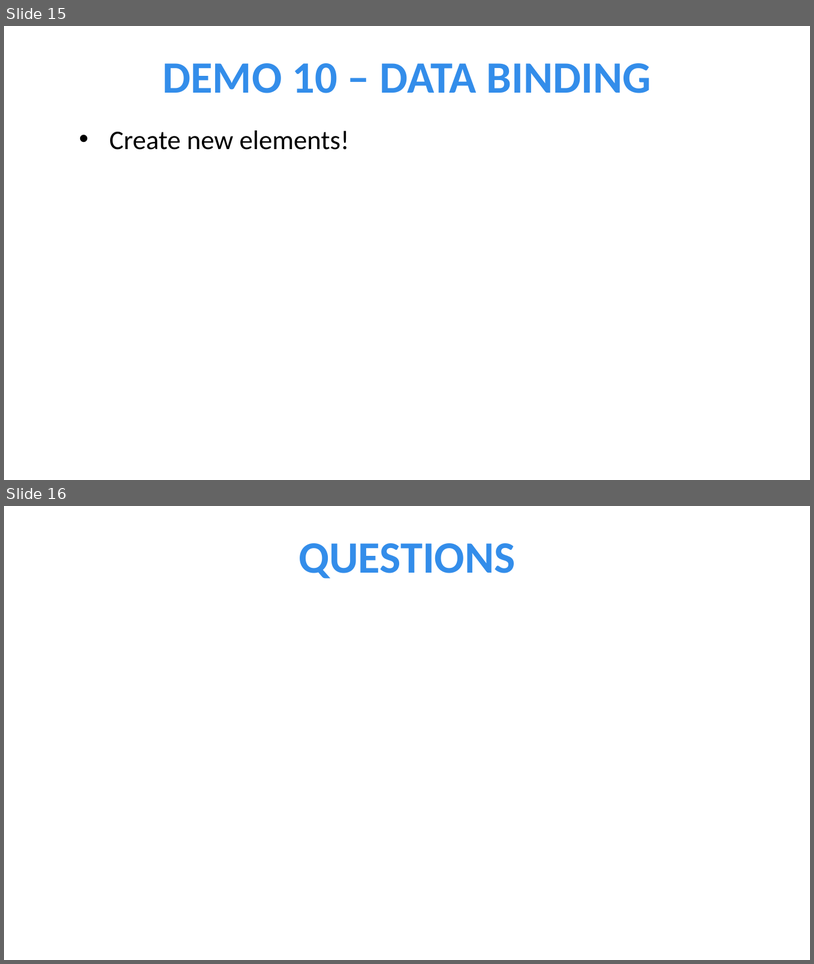
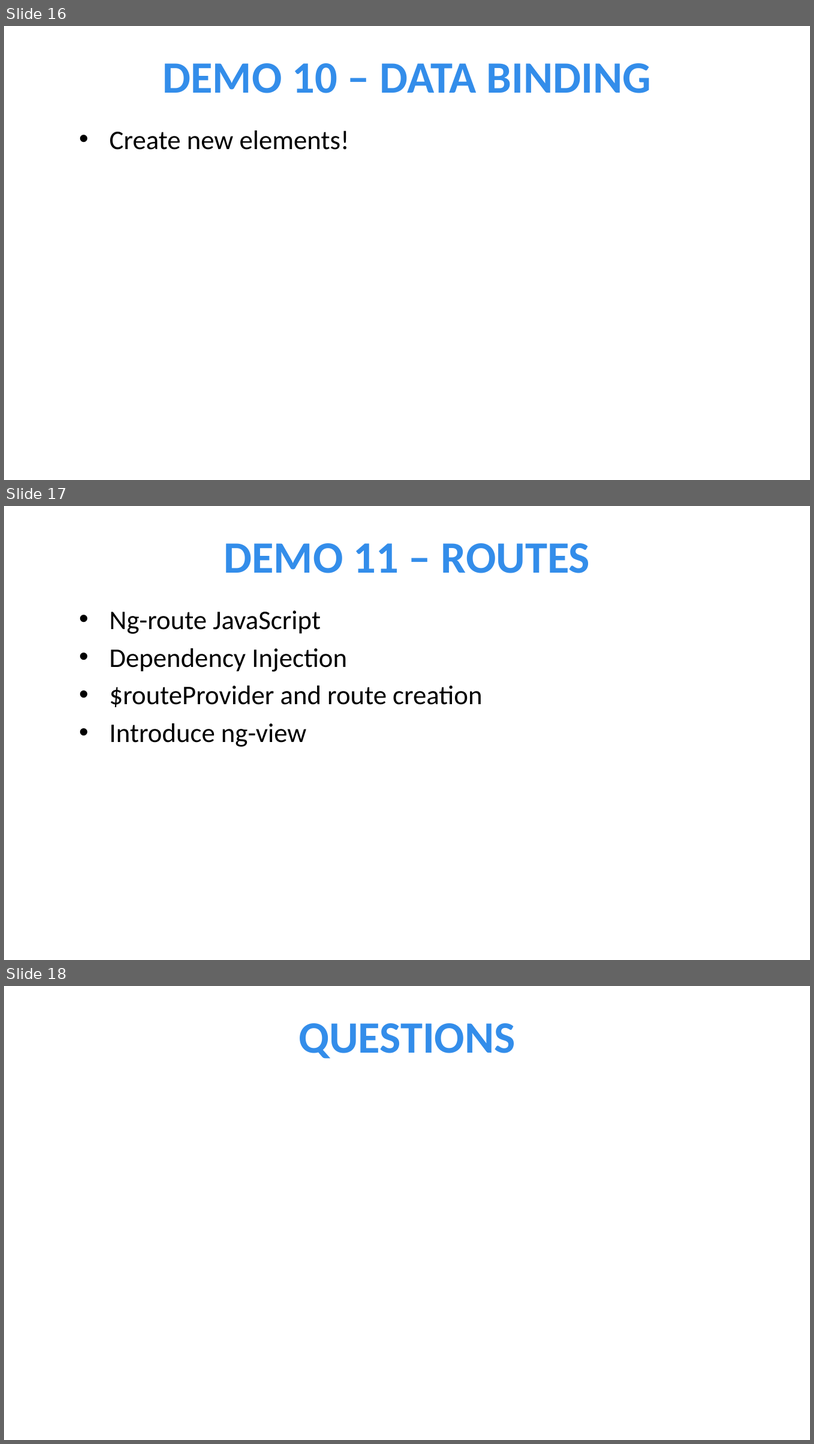
Before and after one commit to jptacek/JPtacek.com, a slide deck: src/documents/2014/05/maddotnet-ug-presentation/AngularJS.pptx. Shown one above the other, each under a label of ours: slides 15 and 16 before the commit, slides 16, 17 and 18 after it. The pictures are 814x964 and 814x1444 pixels, drawn with LibreOffice and Linux fonts; fonts in the diff are those of the drawing; background and template pictures are left out. Boxes give left, top, right and bottom in pixels: in the first picture for what was removed or moved away, otherwise in the second. Text is boxed around its words. In the diff, an @@ line names an element or a change of style, - is before the commit and + after.

```diff
--- a/src/documents/2014/05/maddotnet-ug-presentation/AngularJS.pptx
+++ b/src/documents/2014/05/maddotnet-ug-presentation/AngularJS.pptx
@@ slide 17 added at [4,506,810,960], background picture (left out) @@
@@ title added at [224,543,590,573], 40 pt, text #338DEA, bold @@
+DEMO 11 – ROUTES
@@ text added at [110,610,482,747], 24 pt, text #000000 @@
+• Ng-route JavaScript
+• Dependency Injection
+• $routeProvider and route creation
+• Introduce ng-view
@@ what was slide 15 is now slide 16 @@
@@ what was slide 16 is now slide 18 @@
```
Also in this commit, not shown: 5 slides changed, 2 other slides added, 1 other file.
